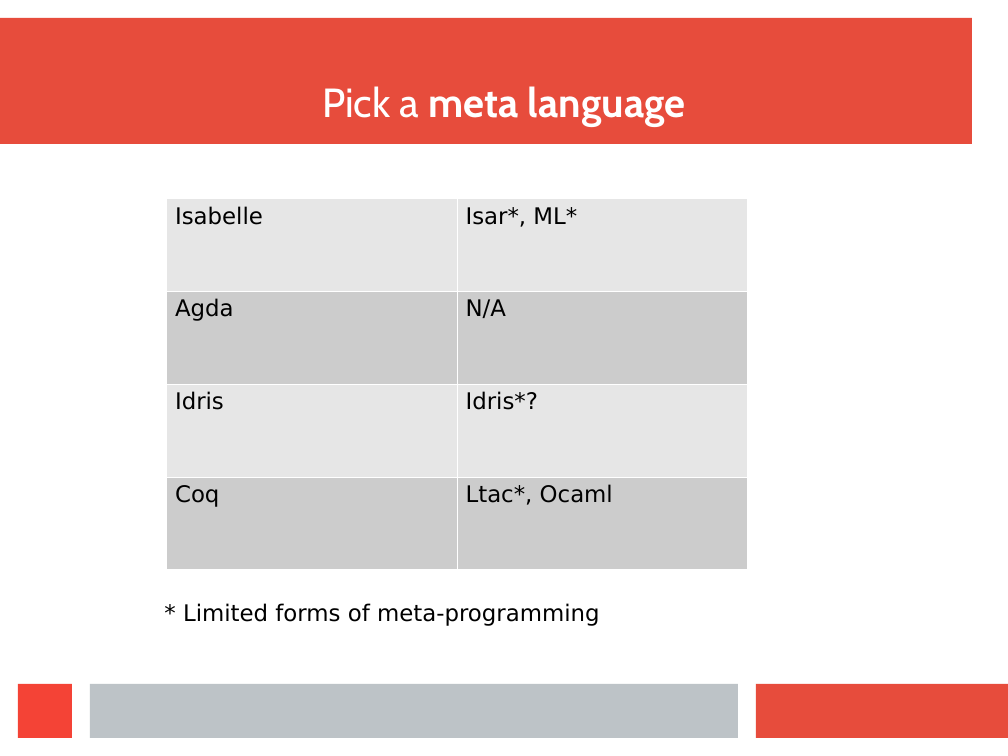
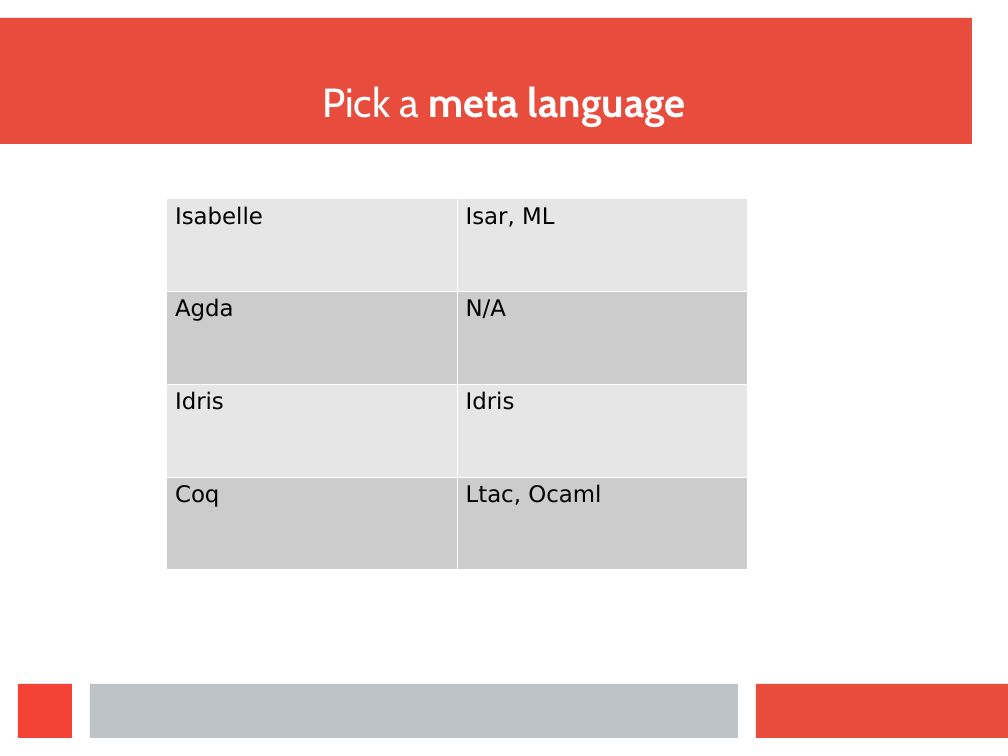
Before and after one commit to wilbowma/cur, a slide deck: slide 12 of hope-2016/slides.odp. Drawn at 1008x756 pixels with LibreOffice and Linux fonts; fonts in the diff are those of the drawing. Boxes give left, top, right and bottom in pixels: in the first picture for what was removed or moved away, otherwise in the second. Text is boxed around its words. In the diff, an @@ line names an element or a change of style, - is before the commit and + after.

```diff
--- a/hope-2016/slides.odp
+++ b/hope-2016/slides.odp
@@ table at [166, 198, 748, 570] @@
-row 1, column 2: Isar*, ML*
+row 1, column 2: Isar, ML
-row 3, column 2: Idris*?
+row 3, column 2: Idris
-row 4, column 2: Ltac*, Ocaml
+row 4, column 2: Ltac, Ocaml
@@ text removed at [183, 603, 600, 626] @@
-* Limited forms of meta-programming
```
Also in this commit, not shown: 3 other slides changed, 3 slides added, 1 other file.
